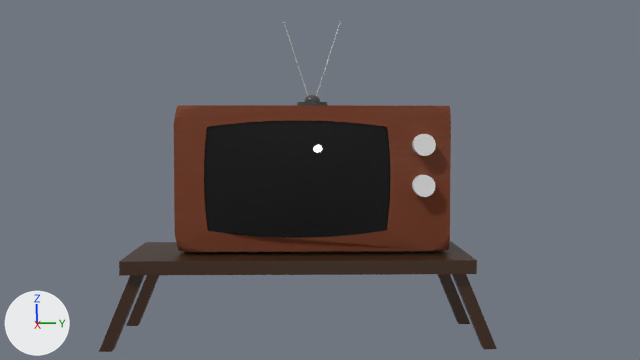
The Blender file Blender-experiments/VintageTelevision/VintageTelevision1.blend as it was, and as the next commit left it.
Before and after are seen from the file's camera 'Camera'. Lighting does not change. The marker at lower left points along +X, +Y and +Z.

The first picture shows 'Leg.front.left', 'Leg.front.right', 'Leg.rear.left', 'Leg.rear.right', 'TableTop', 'TvDials', 'TvDisplay', 'TvFrame'.
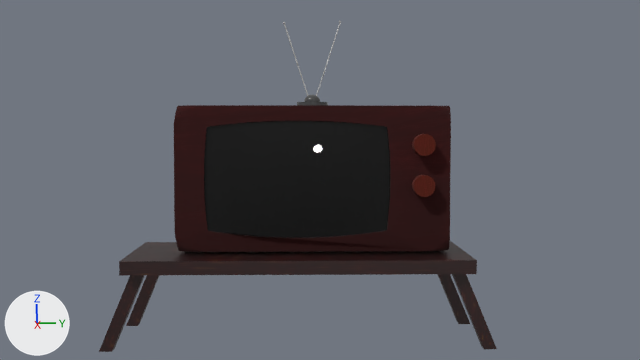
Commit message: Mess around with the colour pallette to recolour the whole Television.

The change, as a list of edits to the scene's bpy script:
```text
Change mat_framebrown:
    where n5 = _N.new('ShaderNodeValToRGB'); n5.name = 'Color Ramp'
    remove n5.color_ramp.elements[0].position = 0.832; n5.color_ramp.elements[0].color = (0.258, 0.134, 0.108, 1.0)
    add n5.color_ramp.elements[0].position = 0.832; n5.color_ramp.elements[0].color = (0.119, 0.0106, 0.00679, 1.0)
Add mat_dial_wood:
    mat_dial_wood = bpy.data.materials.new('Dial.Wood')
    # nodes: BsdfPrincipled, Mapping, OutputMaterial, TexCoord, TexNoise, ValToRGB
    # colours: brown #531400, dark red #601100
Change me_cube_006:
    where me_cube_006.from_pydata(...)  # 128 vertices, 66 faces; spans x 1.002..1.371, y 0.954..1.134, z -0.239..0.614
    add me_cube_006.materials.append(mat_dial_wood)
```

Location of each change, [x1, y1, x2, y2] in pixels of the pictures (640 x 360 px):
'TvFrame', recoloured: [174, 105, 451, 252] in both
'TvDials', recoloured (grey to red): [412, 134, 436, 197] in both
